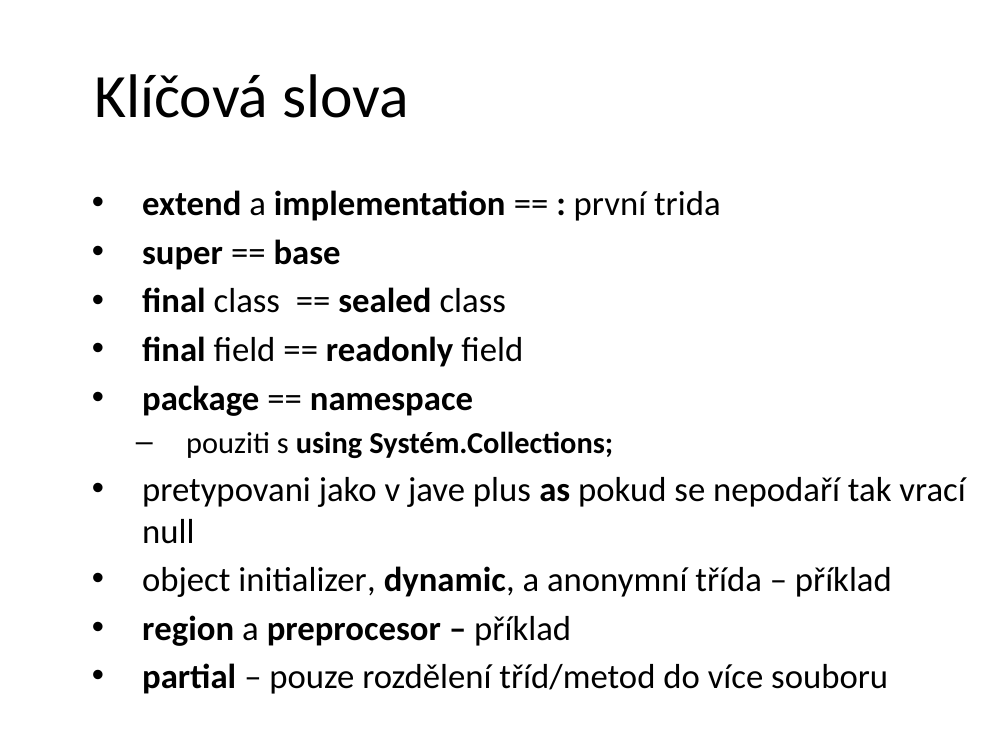
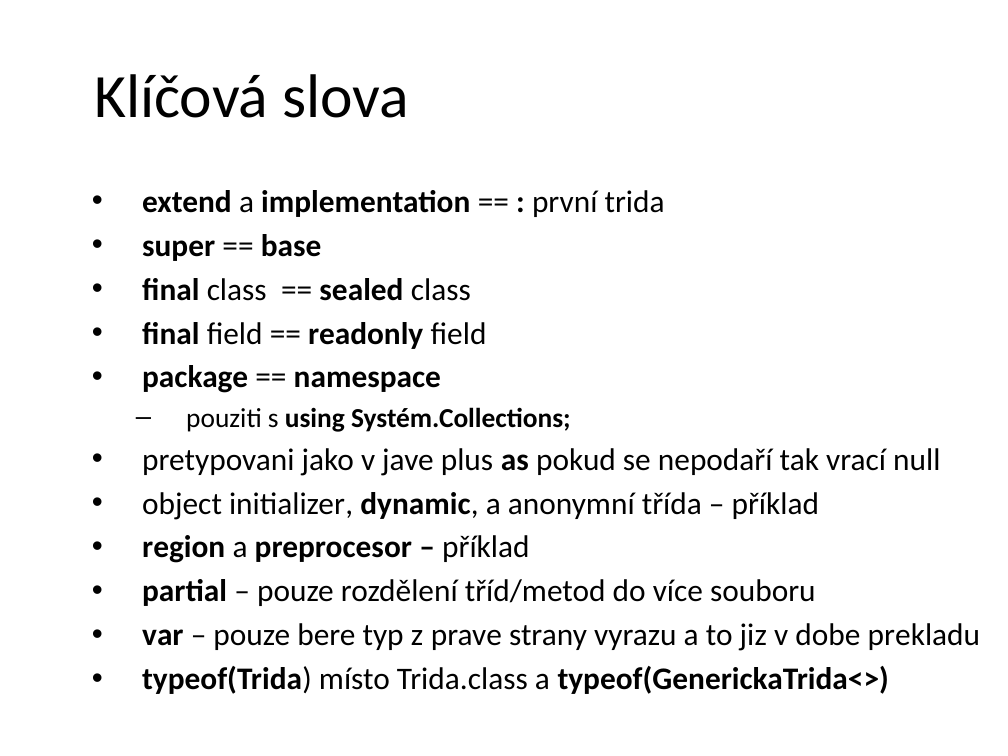
Before and after one commit to petrbalat/Skoleni-Csharp-NET, a slide deck: slide 6 of prezentace.pptx. Drawn at 1008x756 pixels with LibreOffice and Linux fonts; fonts in the diff are those of the drawing; background and template pictures are left out. Boxes give left, top, right and bottom in pixels: in the first picture for what was removed or moved away, otherwise in the second. Text is boxed around its words. In the diff, an @@ line names an element or a change of style, - is before the commit and + after.

```diff
--- a/prezentace.pptx
+++ b/prezentace.pptx
@@ text at box(142, 190, 940, 606): size 24.8 to 22.4 pt in "extend a implementation == : první trida", "super == base", "final class == sealed class", "final field == readonly field" and 5 more places; size 21.7 to 19.6 pt in "pouziti s using Systém.Collections;" @@
@@ text at box(142, 623, 980, 694): paragraphs added @@
+• var – pouze bere typ z prave strany vyrazu a to jiz v dobe prekladu
+• typeof(Trida) místo Trida.class a typeof(GenerickaTrida<>)
```
Also in this commit, not shown: 1 other slide changed, 5 slides added, 1 other file.
